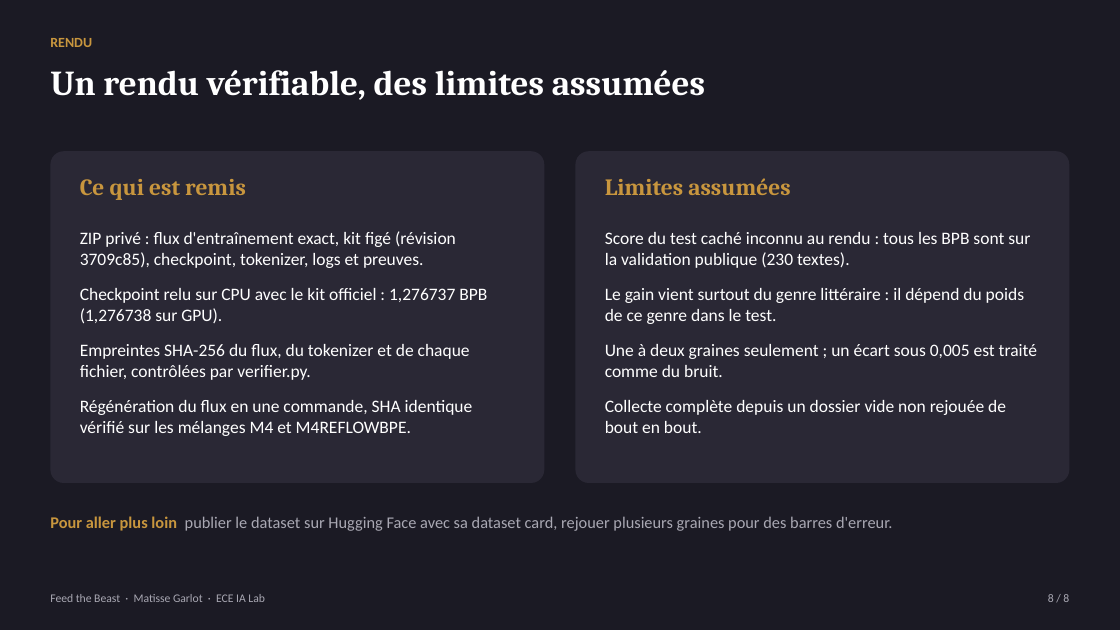
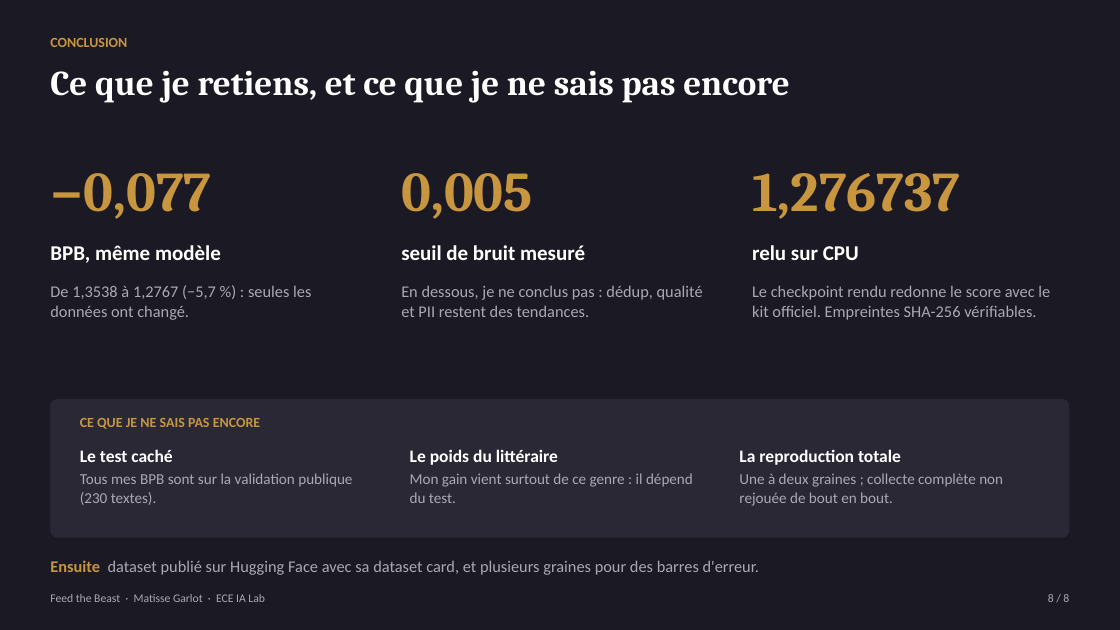
Before and after one commit to MatisseGrl/piscine_Lab, a slide deck: slide 8 of report/Feed-the-Beast-soutenance.pptx. Drawn at 1120x630 pixels with LibreOffice and Linux fonts; fonts in the diff are those of the drawing. Boxes give left, top, right and bottom in pixels: in the first picture for what was removed or moved away, otherwise in the second. Text is boxed around its words. In the diff, an @@ line names an element or a change of style, - is before the commit and + after.

Commit message:
Redesign closing slide as takeaways and unknowns

```diff
--- a/report/Feed-the-Beast-soutenance.pptx
+++ b/report/Feed-the-Beast-soutenance.pptx
@@ text at bbox=[50, 38, 127, 47]: text changed @@
-RENDU
+CONCLUSION
@@ text at bbox=[50, 71, 789, 103]: text changed @@
-Un rendu vérifiable, des limites assumées
+Ce que je retiens, et ce que je ne sais pas encore
@@ rounded rectangle removed at bbox=[50, 151, 544, 483] @@
@@ text added at bbox=[50, 173, 211, 219], 48 pt, text #C8963E, bold @@
+−0,077
@@ text removed at bbox=[80, 179, 246, 200] @@
-Ce qui est remis
@@ text added at bbox=[401, 173, 533, 219], 48 pt, text #C8963E, bold @@
+0,005
@@ rounded rectangle removed at bbox=[576, 151, 1070, 483] @@
@@ text removed at bbox=[605, 178, 790, 195] @@
-Limites assumées
@@ text added at bbox=[752, 173, 961, 219], 48 pt, text #C8963E, bold @@
+1,276737
@@ text removed at bbox=[80, 231, 487, 436] @@
-ZIP privé : flux d'entraînement exact, kit figé (révision 3709c85), checkpoint, tokenizer, logs et preuves.
-Checkpoint relu sur CPU avec le kit officiel : 1,276737 BPB (1,276738 sur GPU).
-Empreintes SHA-256 du flux, du tokenizer et de chaque fichier, contrôlées par verifier.py.
-Régénération du flux en une commande, SHA identique vérifié sur les mélanges M4 et M4REFLOWBPE.
@@ text removed at bbox=[605, 232, 1037, 433] @@
-Score du test caché inconnu au rendu : tous les BPB sont sur la validation publique (230 textes).
-Le gain vient surtout du genre littéraire : il dépend du poids de ce genre dans le test.
-Une à deux graines seulement ; un écart sous 0,005 est traité comme du bruit.
-Collecte complète depuis un dossier vide non rejouée de bout en bout.
@@ text added at bbox=[50, 245, 221, 263], 18 pt, text #FFFFFF, bold @@
+BPB, même modèle
@@ text added at bbox=[401, 245, 585, 260], 18 pt, text #FFFFFF, bold @@
+seuil de bruit mesuré
@@ text added at bbox=[752, 245, 859, 260], 18 pt, text #FFFFFF, bold @@
+relu sur CPU
@@ text added at bbox=[50, 285, 311, 320], 14 pt, text #A9A8B3 @@
+De 1,3538 à 1,2767 (−5,7 %) : seules les données ont changé.
@@ text added at bbox=[401, 285, 703, 317], 14 pt, text #A9A8B3 @@
+En dessous, je ne conclus pas : dédup, qualité et PII restent des tendances.
@@ text added at bbox=[752, 285, 1050, 320], 14 pt, text #A9A8B3 @@
+Le checkpoint rendu redonne le score avec le kit officiel. Empreintes SHA-256 vérifiables.
@@ rounded rectangle added at bbox=[50, 399, 1070, 538], fill #2A2835 @@
@@ text added at bbox=[80, 418, 260, 429], 12 pt, text #C8963E, bold @@
+CE QUE JE NE SAIS PAS ENCORE
@@ text added at bbox=[80, 449, 352, 505], 13 pt, text #A9A8B3 @@
+Le test caché
+Tous mes BPB sont sur la validation publique (230 textes).
@@ text added at bbox=[410, 449, 693, 503], 13 pt, text #A9A8B3 @@
+Le poids du littéraire
+Mon gain vient surtout de ce genre : il dépend du test.
@@ text added at bbox=[739, 449, 1003, 506], 13 pt, text #A9A8B3 @@
+La reproduction totale
+Une à deux graines ; collecte complète non rejouée de bout en bout.
@@ text at bbox=[50, 560, 759, 575]: text changed @@
-Pour aller plus loin publier le dataset sur Hugging Face avec sa dataset card, rejouer plusieurs graines pour des barres d'erreur.
+Ensuite dataset publié sur Hugging Face avec sa dataset card, et plusieurs graines pour des barres d'erreur.
```
Also in this commit, not shown: 1 other file.
